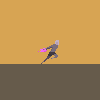
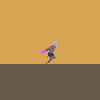
Two versions of the same layered image (100 × 100). Layer-by-layer changes:
showed "Run5", painted on it over [38, 41, 57, 64]
hid "Run0", painted on it over [38, 40, 59, 64]
